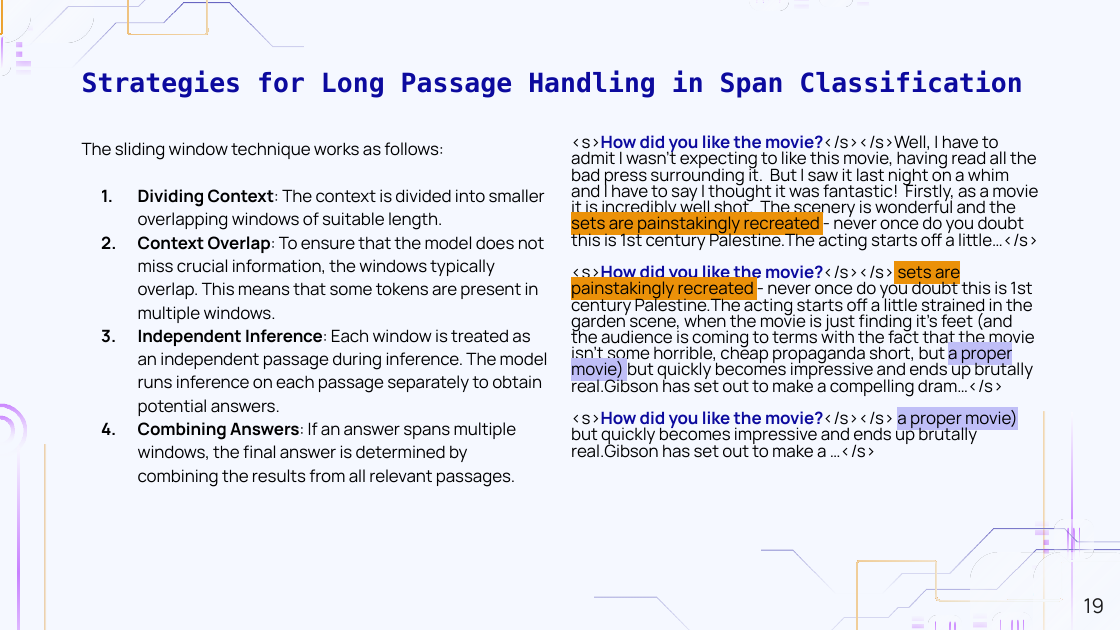
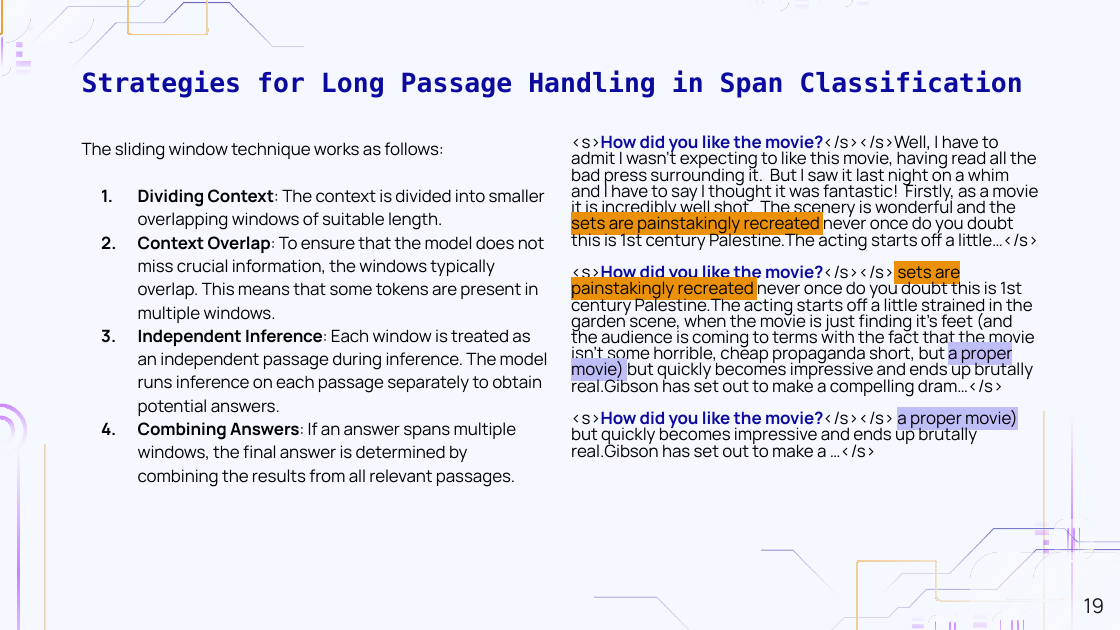
Before and after one commit to MarioAvolio/AI-Project, a slide deck: slide 19 of Question Answering.pptx. Drawn at 1120x630 pixels with LibreOffice and Linux fonts; fonts in the diff are those of the drawing; background and template pictures are left out. Boxes give left, top, right and bottom in pixels: in the first picture for what was removed or moved away, otherwise in the second. Text is boxed around its words. In the diff, an @@ line names an element or a change of style, - is before the commit and + after.

```diff
--- a/Question Answering.pptx
+++ b/Question Answering.pptx
@@ text at box(571, 135, 1038, 397): text changed @@
-<s>How did you like the movie?</s></s>Well, I have to admit I wasn't expecting to like this movie, having read all the bad press surrounding it. But I saw it last night on a whim and I have to say I thought it was fantastic! Firstly, as a movie it is incredibly well shot. The scenery is wonderful and the sets are painstakingly recreated - never once do you doubt this is 1st century Palestine.The acting starts off a little…</s>
-<s>How did you like the movie?</s></s> sets are painstakingly recreated - never once do you doubt this is 1st century Palestine.The acting starts off a little strained in the garden scene, when the movie is just finding it's feet (and the audience is coming to terms with the fact that the movie isn't some horrible, cheap propaganda short, but a proper movie) but quickly becomes impressive and ends up brutally real.Gibson has set out to make a compelling dram…</s>
+<s>How did you like the movie?</s></s>Well, I have to admit I wasn't expecting to like this movie, having read all the bad press surrounding it. But I saw it last night on a whim and I have to say I thought it was fantastic! Firstly, as a movie it is incredibly well shot. The scenery is wonderful and the sets are painstakingly recreated never once do you doubt this is 1st century Palestine.The acting starts off a little…</s>
+<s>How did you like the movie?</s></s> sets are painstakingly recreated never once do you doubt this is 1st century Palestine.The acting starts off a little strained in the garden scene, when the movie is just finding it's feet (and the audience is coming to terms with the fact that the movie isn't some horrible, cheap propaganda short, but a proper movie) but quickly becomes impressive and ends up brutally real.Gibson has set out to make a compelling dram…</s>
```
Also in this commit, not shown: 30 other slides changed, 5 slides added.
